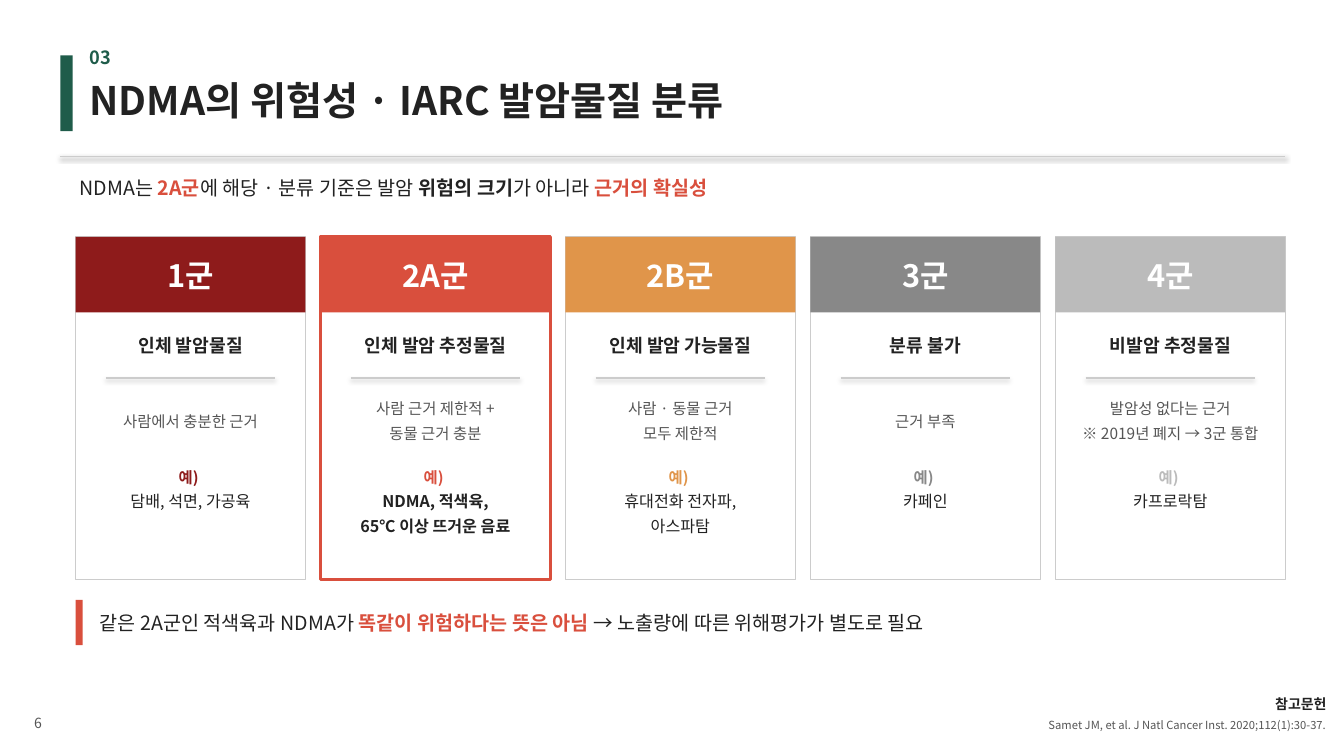
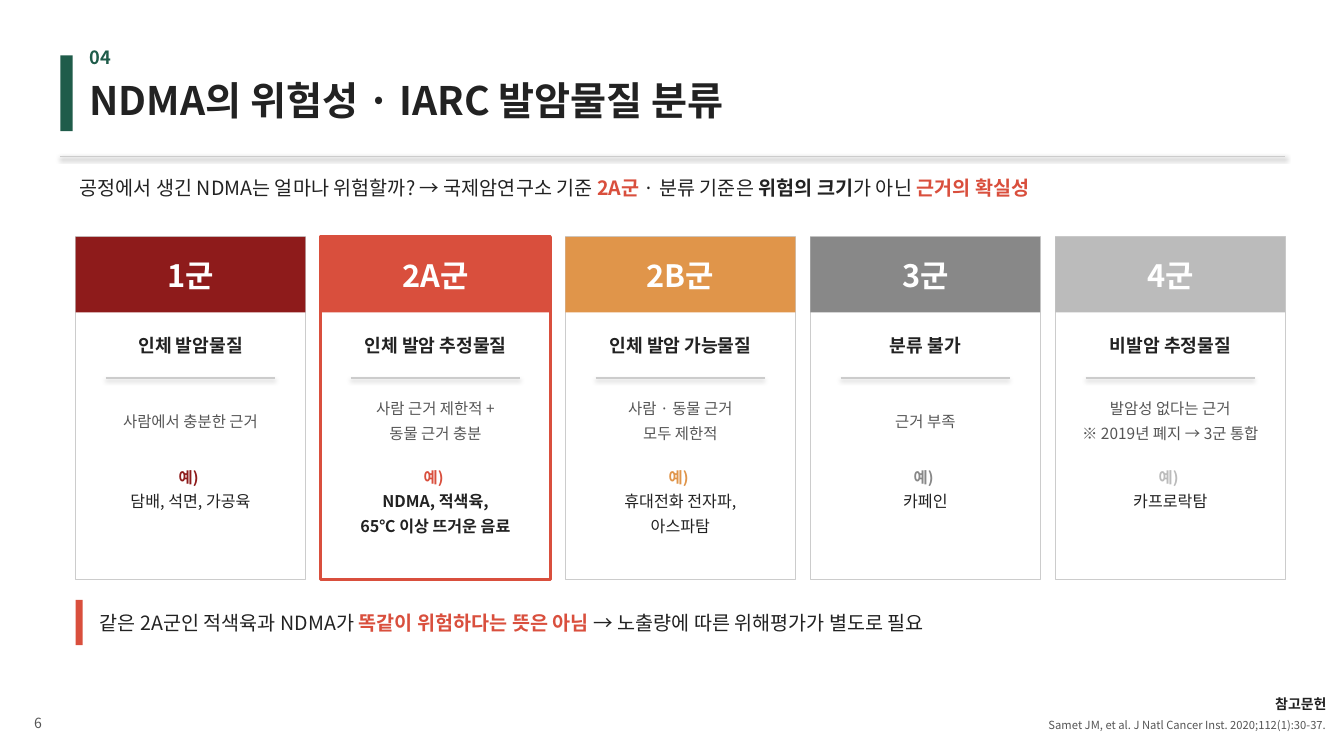
Before and after one commit to wlwl991123-prog/webtoon-app, a slide deck: slide 6 of GMP_발사르탄.pptx. Drawn at 1344x756 pixels with LibreOffice and Linux fonts; fonts in the diff are those of the drawing. Boxes give left, top, right and bottom in pixels: in the first picture for what was removed or moved away, otherwise in the second. Text is boxed around its words. In the diff, an @@ line names an element or a change of style, - is before the commit and + after.

```diff
--- a/GMP_발사르탄.pptx
+++ b/GMP_발사르탄.pptx
@@ text at (90, 50, 111, 65): text changed @@
-03
+04
@@ text at (80, 178, 1029, 197): text changed @@
-NDMA는 2A군에 해당 · 분류 기준은 발암 위험의 크기가 아니라 근거의 확실성
+공정에서 생긴 NDMA는 얼마나 위험할까? → 국제암연구소 기준 2A군 · 분류 기준은 위험의 크기가 아닌 근거의 확실성
```
Also in this commit, not shown: 5 other slides changed, 1 other file.
